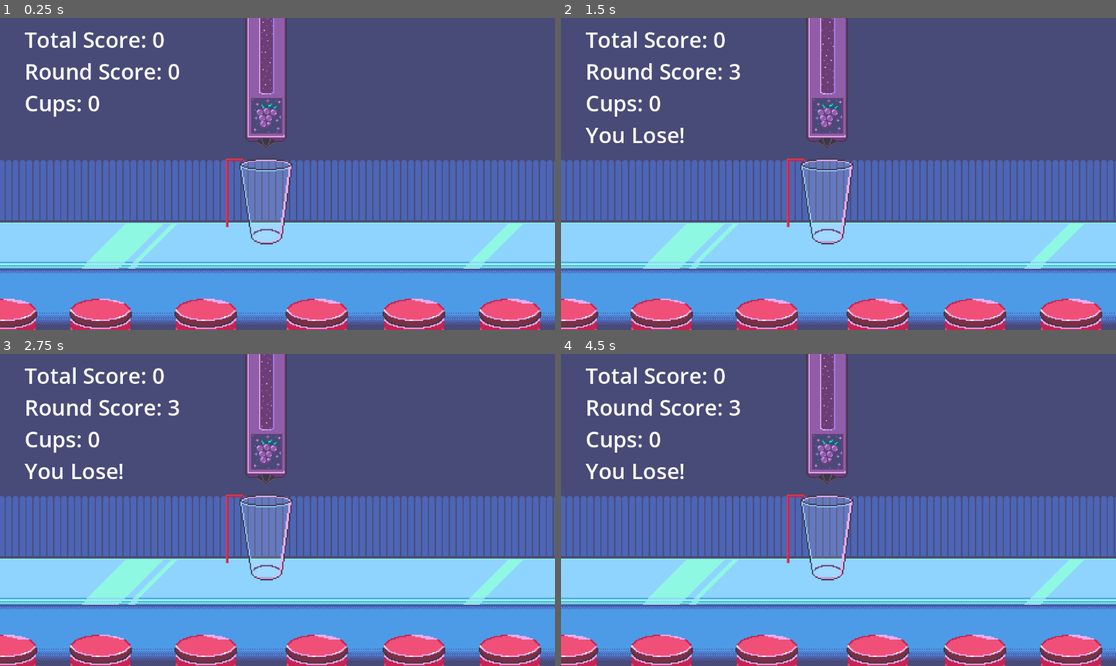
Above: before the commit, frames 1-4 (two rows, left to right).
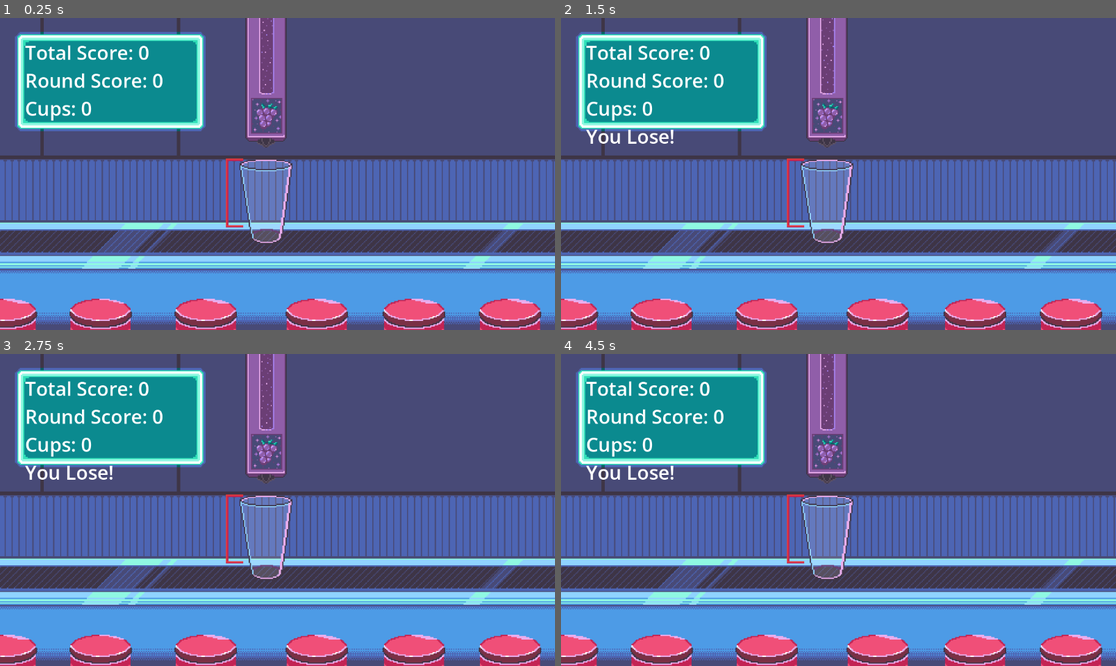
Above: after the commit, the same moments.

Repository: chaseman2505/CasualGameDev
Game: Godot game, scene res://game.tscn
Same seed, same stepped clock (60 frames per second), same inputs: the game is played once before the commit and once after it.
Inputs (mouse positions are in pixels of both pictures, inside the frame that each line leads up to):
- Up to frame 1 (0.25 s): no input
- Up to frame 2 (1.5 s): move the mouse to (960, 158) at 0.52 s; click (960, 158) at 0.67 s; move the mouse to (727, 189) at 1.27 s; click (727, 189) at 1.42 s
- Up to frame 3 (2.75 s): move the mouse to (333, 441) at 2.02 s; click (333, 441) at 2.17 s
- Up to frame 4 (4.5 s): move the mouse to (810, 572) at 2.77 s; click (810, 572) at 2.92 s; move the mouse to (1005, 556) at 3.52 s; click (1005, 556) at 3.67 s; move the mouse to (672, 463) at 4.27 s; click (672, 463) at 4.42 s

The runs differ from the first frame. In frame 1, 21% of the frame differs, in the area x 0-100%, y 0-77%; in frame 2, 21%; in frame 3, 21%; in frame 4, 21%.

Commit message:
Implemented Screen and Conveyor Belt Textures

Diff:
--- /dev/null
+++ b/SodaSplash/soda-splash/Animations/ConveyorBeltAnimation.tres
@@ -0,0 +1,15 @@
+[gd_resource type="AnimatedTexture" format=3 uid="uid://c5ep0lcemdsb4"]
+
+[ext_resource type="Texture2D" uid="uid://m2npc44d3f0s" path="res://Textures/ConveyorBelt1.png" id="1_yd5ri"]
+[ext_resource type="Texture2D" uid="uid://ftby7h60kn41" path="res://Textures/ConveyorBelt2.png" id="2_1eit4"]
+[ext_resource type="Texture2D" uid="uid://dwjww2c1i33d0" path="res://Textures/ConveyorBelt3.png" id="3_36bx1"]
+
+[resource]
+frames = 3
+pause = true
+frame_0/texture = ExtResource("1_yd5ri")
+frame_0/duration = 0.13
+frame_1/texture = ExtResource("2_1eit4")
+frame_1/duration = 0.13
+frame_2/texture = ExtResource("3_36bx1")
+frame_2/duration = 0.13
--- a/SodaSplash/soda-splash/GameManager.gd
+++ b/SodaSplash/soda-splash/GameManager.gd
@@ -47,7 +47,7 @@
 
 func Lose():
 	loseSound.play()
-	scoreLabel.text = "Total Score: " + str(int(score)) + "\nRound Score: " + str(int(cup.value)) + "\nCups: " + str(cups) + "\nYou Lose!"
+	scoreLabel.text = "Total Score: " + str(int(score)) + "\nRound Score: 0" + "\nCups: " + str(cups) + "\nYou Lose!"
 	score = 0
 	cups = 0
 	minLevel = MINLEVELSTART
@@ -65,7 +65,8 @@
 	#if you didn't pour enough to go to the next lexel
 	if cup.value < minLevel:
 		Lose()
-	else:
+	#if you didn't pour too much
+	elif cup.value <= 100:
 		goodPourSound.play()
 		if minLevel < 90:
 			minLevel += 10
--- a/SodaSplash/soda-splash/game.tscn
+++ b/SodaSplash/soda-splash/game.tscn
@@ -3,34 +3,34 @@
 [ext_resource type="Script" uid="uid://dhu5hcd85lujb" path="res://GameManager.gd" id="1_eow3j"]
 [ext_resource type="Texture2D" uid="uid://ci8t1ykjjsvfn" path="res://Textures/GameBackground.png" id="1_fc0e3"]
 [ext_resource type="Texture2D" uid="uid://b48yx0kbmfiw" path="res://Textures/SodaBack.png" id="2_7jktm"]
+[ext_resource type="Texture2D" uid="uid://bm3xkjce48p1y" path="res://Textures/Screen.png" id="3_hve3p"]
 [ext_resource type="Texture2D" uid="uid://cchgak670mrn5" path="res://Textures/SodaFront.png" id="3_ryrav"]
+[ext_resource type="Texture2D" uid="uid://c5ep0lcemdsb4" path="res://Animations/ConveyorBeltAnimation.tres" id="3_vef74"]
 [ext_resource type="Texture2D" uid="uid://dmivsy4sgxqmv" path="res://Animations/SodaAnimation.tres" id="4_eow3j"]
 [ext_resource type="Texture2D" uid="uid://bbn0w8xyrclr5" path="res://Textures/FillIndicatorTop.png" id="5_ryrav"]
 [ext_resource type="Texture2D" uid="uid://dn3iie5lnwc1j" path="res://Textures/FillIndicatorBottom.png" id="6_eow3j"]
 [ext_resource type="Texture2D" uid="uid://dla3jtnpvrrgv" path="res://Animations/SodaFountainAnimation.tres" id="8_j5wjh"]
 
 [sub_resource type="LabelSettings" id="LabelSettings_eow3j"]
-font_size = 45
+font_size = 40
 
 [node name="Game" type="Node2D" unique_id=1545970806]
 script = ExtResource("1_eow3j")
-
-[node name="Sounds" type="Node2D" parent="." unique_id=1338748873]
-
-[node name="LoseSound" type="AudioStreamPlayer" parent="Sounds" unique_id=1813190963]
-
-[node name="ResetSound" type="AudioStreamPlayer" parent="Sounds" unique_id=1526728869]
-
-[node name="OverflowSound" type="AudioStreamPlayer" parent="Sounds" unique_id=726323803]
-
-[node name="GoodPourSound" type="AudioStreamPlayer" parent="Sounds" unique_id=1093509453]
-
-[node name="PourSound" type="AudioStreamPlayer" parent="Sounds" unique_id=790345443]
 
 [node name="GameBackground" type="Sprite2D" parent="." unique_id=1566850607]
 position = Vector2(576, 324)
 scale = Vector2(0.4, 0.4)
 texture = ExtResource("1_fc0e3")
+
+[node name="Screen" type="Sprite2D" parent="." unique_id=370287724]
+position = Vector2(576, 324)
+scale = Vector2(0.4, 0.4)
+texture = ExtResource("3_hve3p")
+
+[node name="ConveyorBelt" type="Sprite2D" parent="." unique_id=2126249439]
+position = Vector2(576, 324)
+scale = Vector2(0.4, 0.4)
+texture = ExtResource("3_vef74")
 
 [node name="Cup" type="TextureProgressBar" parent="." unique_id=772956327]
 offset_left = 496.99997
@@ -56,20 +56,33 @@
 texture_progress = ExtResource("5_ryrav")
 
 [node name="FillIndicatorBottom" type="Sprite2D" parent="Cup/FillIndicatorTop" unique_id=514620144]
-visible = false
 position = Vector2(45, 225)
 scale = Vector2(0.99999994, 0.99999994)
 texture = ExtResource("6_eow3j")
 
-[node name="SodaFountain" type="Sprite2D" parent="Cup" unique_id=574386822]
-position = Vector2(138, -405)
+[node name="SodaFountain" type="Sprite2D" parent="." unique_id=574386822]
+position = Vector2(552.19995, 129.99997)
+scale = Vector2(0.4, 0.4)
 texture = ExtResource("8_j5wjh")
 
 [node name="ScoreLabel" type="Label" parent="." unique_id=931768211]
-offset_left = 51.0
-offset_top = 13.0
-offset_right = 315.0
-offset_bottom = 208.0
-text = "Score: 0
+offset_left = 52.0
+offset_top = 44.0
+offset_right = 339.0
+offset_bottom = 239.0
+text = "Total Score: 0
+Round Score: 0
 Cups: 0"
 label_settings = SubResource("LabelSettings_eow3j")
+
+[node name="Sounds" type="Node2D" parent="." unique_id=1338748873]
+
+[node name="LoseSound" type="AudioStreamPlayer" parent="Sounds" unique_id=1813190963]
+
+[node name="ResetSound" type="AudioStreamPlayer" parent="Sounds" unique_id=1526728869]
+
+[node name="OverflowSound" type="AudioStreamPlayer" parent="Sounds" unique_id=726323803]
+
+[node name="GoodPourSound" type="AudioStreamPlayer" parent="Sounds" unique_id=1093509453]
+
+[node name="PourSound" type="AudioStreamPlayer" parent="Sounds" unique_id=790345443]
Binary file added: SodaSplash/soda-splash/Textures/ConveyorBelt1.png
Not shown, added: SodaSplash/soda-splash/Textures/ConveyorBelt1.png.import
Binary file added: SodaSplash/soda-splash/Textures/ConveyorBelt2.png
Not shown, added: SodaSplash/soda-splash/Textures/ConveyorBelt2.png.import
Binary file added: SodaSplash/soda-splash/Textures/ConveyorBelt3.png
Not shown, added: SodaSplash/soda-splash/Textures/ConveyorBelt3.png.import
Binary file added: SodaSplash/soda-splash/Textures/Screen.png
Not shown, added: SodaSplash/soda-splash/Textures/Screen.png.import
